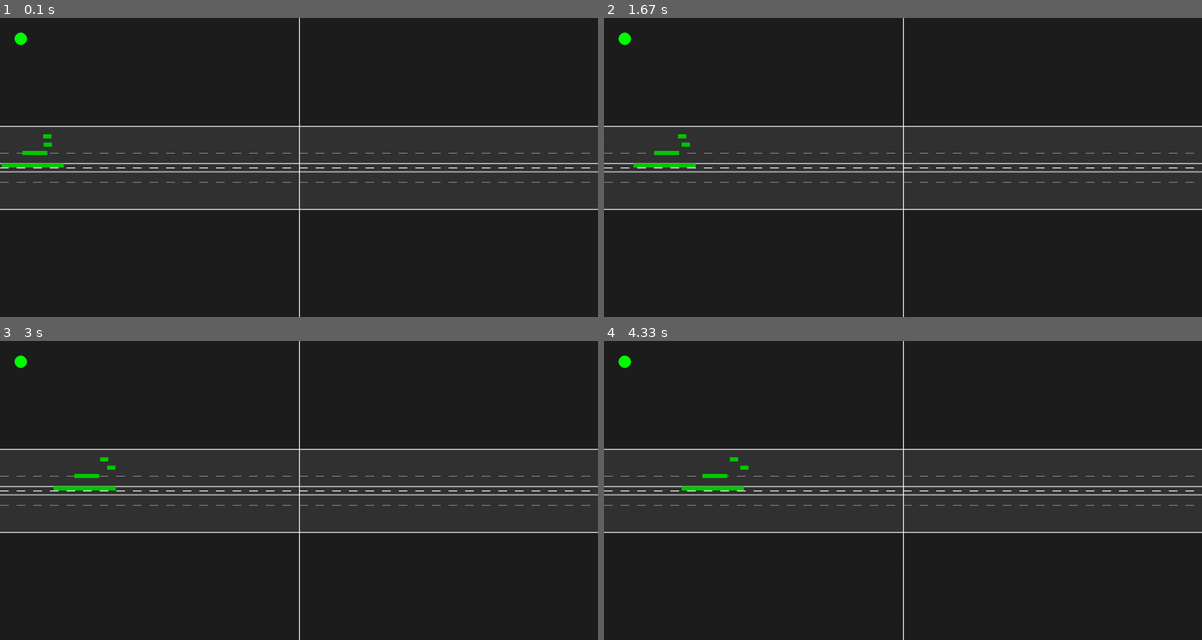
Above: before the commit, frames 1-4 (two rows, left to right).
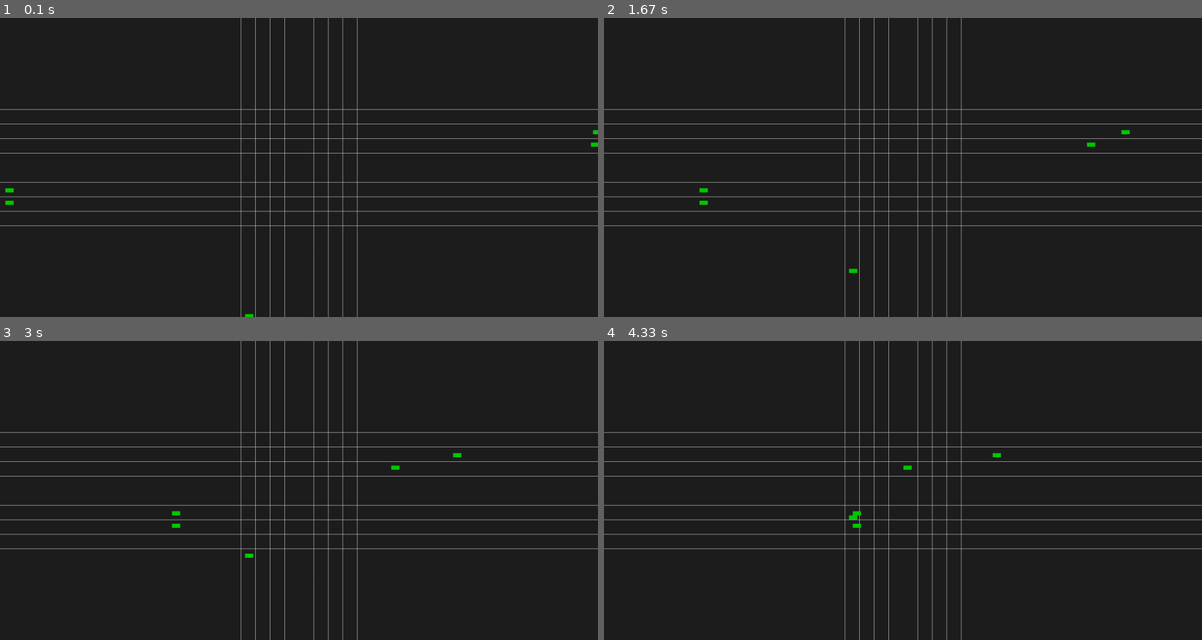
Above: after the commit, the same moments.

Repository: KajtekKow/skrzyzowanie
Game: pygame game, started from main.py
Two runs of this game, one before a commit and one after it. Both use one fixed random seed, a clock stepped at 60 frames per second and the inputs below.
Inputs:
- Up to frame 1 (0.1 s): no input
- Up to frame 2 (1.67 s): no input
- Up to frame 3 (3 s): no input
- Up to frame 4 (4.33 s): no input

The runs differ from the first frame. In frame 1, 5.6% of the frame differs, in the area x 0-100%, y 0-100%; in frame 2, 5.7%; in frame 3, 5.6%; in frame 4, 5.6%.

Commit message:
few updates

Diff:
--- a/entities/moving_entities.py
+++ b/entities/moving_entities.py
@@ -12,6 +12,7 @@
         self.vx = vx
         self.vy = vy
         self.desired_vx = vx  # 👈 globalnie dla wszystkich
+        self.direction = "horizontal"
 
 
 # === VEHICLES ===
@@ -20,11 +21,13 @@
     def __init__(self, x, y, vx=0, vy=0):
         super().__init__(x, y, vx + np.random.randint(-10, 10), vy)
         self.length = 4
+        self.lane = None
+        self.progress = 0
 
 
 class Car(Vehicle):
     def __init__(self, x, y):
-        super().__init__(x, y, vx=50 + np.random.randint(-5, 5), vy=0)
+        super().__init__(x, y, vx=50 + np.random.randint(-5, 5), vy=50)
 
 
 class Bus(Vehicle):
--- a/infrastructure/intersection.py
+++ b/infrastructure/intersection.py
@@ -0,0 +1,40 @@
+from infrastructure.lane import Lane
+from entities.moving_entities import Car
+
+class Intersection:
+    def __init__(self):
+        self.lanes = [
+            Lane((1440, 300), (0, 300), "horizontal"),
+            Lane((1440, 270), (0, 270),  "horizontal"),
+            Lane((1440, 240), (0, 240), "horizotnal"),
+            Lane((0, 410),(1440, 410), "horizotnal"),
+            Lane((0, 440),(1440, 440), "horizotnal"),
+            Lane((0, 480),(1440, 480), "horizotnal"),
+            Lane((590, 720), (590, 0),"vertical"),
+        ]
+
+    def spawn(self, sim):
+        car1 = Car(0, 0)
+        car1.vx = 50
+        self.lanes[0].add_vehicle(car1)
+        sim.add_entity(car1)
+
+        car2 = Car(0, 0)
+        car2.vy = 50
+        self.lanes[1].add_vehicle(car2)
+        sim.add_entity(car2)
+
+        car3 = Car(0, 0)
+        car3.vx = 60
+        self.lanes[3].add_vehicle(car3)
+        sim.add_entity(car3)
+
+        car4 = Car(0, 0)
+        car4.vx = 50
+        self.lanes[4].add_vehicle(car4)
+        sim.add_entity(car4)
+
+        car5 = Car(0, 0)
+        car5.vx = 50
+        self.lanes[6].add_vehicle(car5)
+        sim.add_entity(car5)
--- a/infrastructure/lane.py
+++ b/infrastructure/lane.py
@@ -1,4 +1,11 @@
 class Lane:
-    def __init__(self, path):
-        self.path = path
+    def __init__(self, start, end, direction):
+        self.start = start  # (x, y)
+        self.end = end      # (x, y)
+        self.direction = direction  # "horizontal" / "vertical"
         self.vehicles = []
+
+    def add_vehicle(self, vehicle):
+        self.vehicles.append(vehicle)
+        vehicle.lane = self
+        vehicle.progress = 0  # 👈 ile przejechał po pasie (0 → 1)
--- a/main.py
+++ b/main.py
@@ -4,6 +4,7 @@
 from infrastructure.traffic_light import TrafficLight
 from entities.moving_entities import Car, Bus, Tram, Pedestrian
 from rendering.pygame_renderer import Renderer
+from infrastructure.intersection import Intersection
 import pygame
 
 # --- INIT ---
@@ -14,14 +15,13 @@
 traffic_light = TrafficLight()
 
 # --- SYSTEMS (kolejność ma znaczenie!) ---
-sim.add_system(TrafficControlSystem(traffic_light))
+sim.add_system(TrafficControlSystem(traffic_light, 0))
 sim.add_system(MovementSystem())
 
 # --- ENTITIES ---
-sim.add_entity(Car(100, 280))
-sim.add_entity(Car(100, 300))
-sim.add_entity(Bus(50, 320))
-sim.add_entity(Tram(0, 350))
+intersection = Intersection()
+intersection.spawn(sim)
+
 # sim.add_entity(Pedestrian(850, 260))
 
 # --- LOOP ---
--- a/rendering/pygame_renderer.py
+++ b/rendering/pygame_renderer.py
@@ -11,93 +11,71 @@
 
     def draw(self, sim):
         self.screen.fill((30, 30, 30))
-        # === PARAMETRY ===
+
+        center_x = self.width // 2
         center_y = self.height // 2
+
         lane_width = 35
-        lanes = 2
+        lanes = 5
+        road_half = lane_width * lanes + 20
 
-        road_half = lane_width * lanes + 30
+        # # === DROGA POZIOMA ===
+        # pygame.draw.rect(
+        #     self.screen,
+        #     (50, 50, 50),
+        #     (0, center_y - road_half, self.width, road_half * 2)
+        # )
 
-        # === ASFALT ===
-        pygame.draw.rect(
-            self.screen,
-            (50, 50, 50),
-            (0, center_y - road_half, self.width, road_half * 2)
-        )
+        # # === DROGA PIONOWA ===
+        # pygame.draw.rect(
+        #     self.screen,
+        #     (50, 50, 50),
+        #     (center_x - road_half, 0, road_half * 2, self.height)
+        # )
 
-        # === TOR TRAMWAJOWY (środek) ===
-        track_offset = 10
-
-        pygame.draw.line(
-            self.screen,
-            (180, 180, 180),
-            (0, center_y - track_offset),
-            (self.width, center_y - track_offset),
-            3
-        )
-
-        pygame.draw.line(
-            self.screen,
-            (180, 180, 180),
-            (0, center_y + track_offset),
-            (self.width, center_y + track_offset),
-            3
-        )
-
-        # === LINIA ŚRODKOWA (przerywana) ===
-        for x in range(0, self.width, 40):
-            pygame.draw.line(
-                self.screen,
-                (255, 255, 255),
-                (x, center_y),
-                (x + 20, center_y),
-                2
-            )
-
-        # === PASY (przerywane) ===
+        # === LINIE PASÓW (POZIOME) ===
         for i in range(1, lanes):
             offset = i * lane_width
 
             # góra
             y = center_y - offset
-            for x in range(0, self.width, 40):
-                pygame.draw.line(self.screen, (200, 200, 200), (x, y), (x + 20, y), 1)
+            pygame.draw.line(self.screen, (200, 200, 200), (0, y), (self.width, y), 1)
 
             # dół
             y = center_y + offset
-            for x in range(0, self.width, 40):
-                pygame.draw.line(self.screen, (200, 200, 200), (x, y), (x + 20, y), 1)
+            pygame.draw.line(self.screen, (200, 200, 200), (0, y), (self.width, y), 1)
 
-        # === LINIE KRAWĘDZI DROGI ===
-        pygame.draw.line(self.screen, (255, 255, 255),
-                        (0, center_y - road_half), (self.width, center_y - road_half), 2)
+        # === LINIE PASÓW (PIONOWE) ===
+        for i in range(1, lanes):
+            offset = i * lane_width
 
-        pygame.draw.line(self.screen, (255, 255, 255),
-                        (0, center_y + road_half), (self.width, center_y + road_half), 2)
+            # lewo
+            x = center_x - offset
+            pygame.draw.line(self.screen, (200, 200, 200), (x, 0), (x, self.height), 1)
 
+            # prawo
+            x = center_x + offset
+            pygame.draw.line(self.screen, (200, 200, 200), (x, 0), (x, self.height), 1)
+
+        # === POJAZDY ===
         for e in sim.entities:
-            # POJAZDY (mają length)
             if hasattr(e, "length"):
+
+                # poziome auto
+                if e.direction == "horizontal":
+                    width = e.length * 5
+                    height = 10
+
+                # pionowe auto
+                else:
+                    width = 10
+                    height = e.length * 5
+
                 pygame.draw.rect(
                     self.screen,
                     (0, 200, 0),
-                    (e.x, e.y, e.length * 5, 10)
+                    (e.x, e.y, width, height)
                 )
-
-            # PIESI (nie mają length)
-            else:
-                pygame.draw.circle(
-                    self.screen,
-                    (255, 255, 0),
-                    (int(e.x), int(e.y)),
-                    5
-                )
-        # rysuj światło
-        color = (0, 255, 0) if sim.systems[0].traffic_light.state == "GREEN" else (255, 0, 0)
-
-        pygame.draw.circle(self.screen, color, (50, 50), 15)
-
-        pygame.draw.line(self.screen, (255, 255, 255), (720, 0), (720, self.height), 2)
 
         pygame.display.flip()
         self.clock.tick(60)
--- a/systems/movement_system.py
+++ b/systems/movement_system.py
@@ -1,6 +1,18 @@
 class MovementSystem:
     def update(self, sim, dt):
         for e in sim.entities:
-            if hasattr(e, "vx"):
-                e.x += e.vx * dt
-                e.y += e.vy * dt
+            if hasattr(e, "lane") and e.lane is not None:
+
+                # zwiększamy progres
+                speed = abs(e.vx) if e.lane.direction == "horizontal" else abs(e.vy)
+                e.progress += speed * dt / 500  # skalowanie
+
+                # clamp
+                e.progress = min(e.progress, 1)
+
+                # interpolacja pozycji
+                x1, y1 = e.lane.start
+                x2, y2 = e.lane.end
+
+                e.x = x1 + (x2 - x1) * e.progress
+                e.y = y1 + (y2 - y1) * e.progress
--- a/systems/traffic_control_system.py
+++ b/systems/traffic_control_system.py
@@ -1,28 +1,49 @@
 class TrafficControlSystem:
-    def __init__(self, traffic_light):
+    def __init__(self, traffic_light, stop_x):
         self.traffic_light = traffic_light
-        self.stop_x = 720  # 👈 punkt zatrzymania (środek skrzyżowania)
+        self.stop_x = stop_x
 
     def update(self, sim, dt):
         self.traffic_light.update(dt)
 
         for e in sim.entities:
-            if hasattr(e, "vx") and hasattr(e, "length"):
+            if not (hasattr(e, "vx") and hasattr(e, "length")):
+                continue
 
-                front_x = e.x + e.length * 5
-                distance = self.stop_x - front_x
+            # --- START ---
+            target_vx = e.desired_vx
 
-                if self.traffic_light.state == "RED":
+            front_x = e.x + e.length * 5
+            distance = self.stop_x - front_x
 
-                    if distance > 0:
-                        # im bliżej, tym wolniej
-                        slow_factor = min(distance / 50, 1)
+            # --- ŚWIATŁA ---
+            if self.traffic_light.state == "RED":
+                if distance > 0:
+                    slow_factor = min(distance / 50, 1)
+                    target_vx = e.desired_vx * slow_factor
 
-                        e.vx = e.desired_vx * slow_factor
+                    if distance < 5:
+                        target_vx = 0
+                        e.x = self.stop_x - e.length * 5
 
-                        # bardzo blisko → zatrzymaj dokładnie
-                        if distance < 5:
-                            e.vx = 0
+            # --- INNE POJAZDY ---
+            for other in sim.entities:
+                if other is e:
+                    continue
 
-                elif self.traffic_light.state == "GREEN":
-                    e.vx = e.desired_vx
+                if not hasattr(other, "length"):
+                    continue
+
+                # 👇 TU JUŻ POWINNO BYĆ lane_id (następny krok)
+                if hasattr(other, "lane_id") and other.lane_id == e.lane_id:
+                    if other.x > e.x:
+                        gap = other.x - (e.x + e.length * 5)
+
+                    if gap < 20:
+                        gap = max(gap, 0)
+
+                        factor = gap / 20
+                        target_vx = min(target_vx, other.vx * factor)
+
+            # --- FINAL ---
+            e.vx = max(target_vx, 0)
